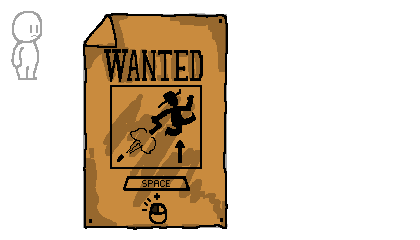
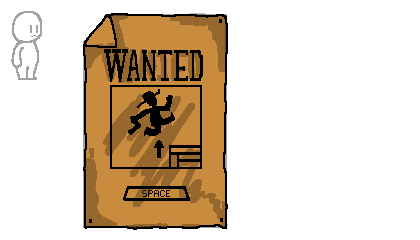
Layers edited between the first and the second 420 × 240 image:
painted on "art" over [117,89,200,224]
painted on "coloring" over [151,205,159,213]
